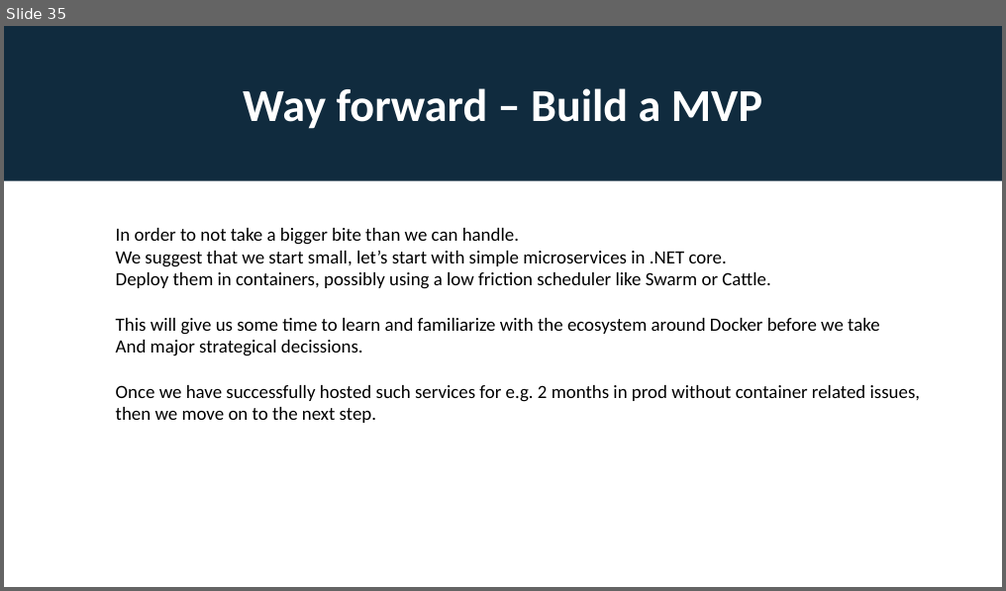
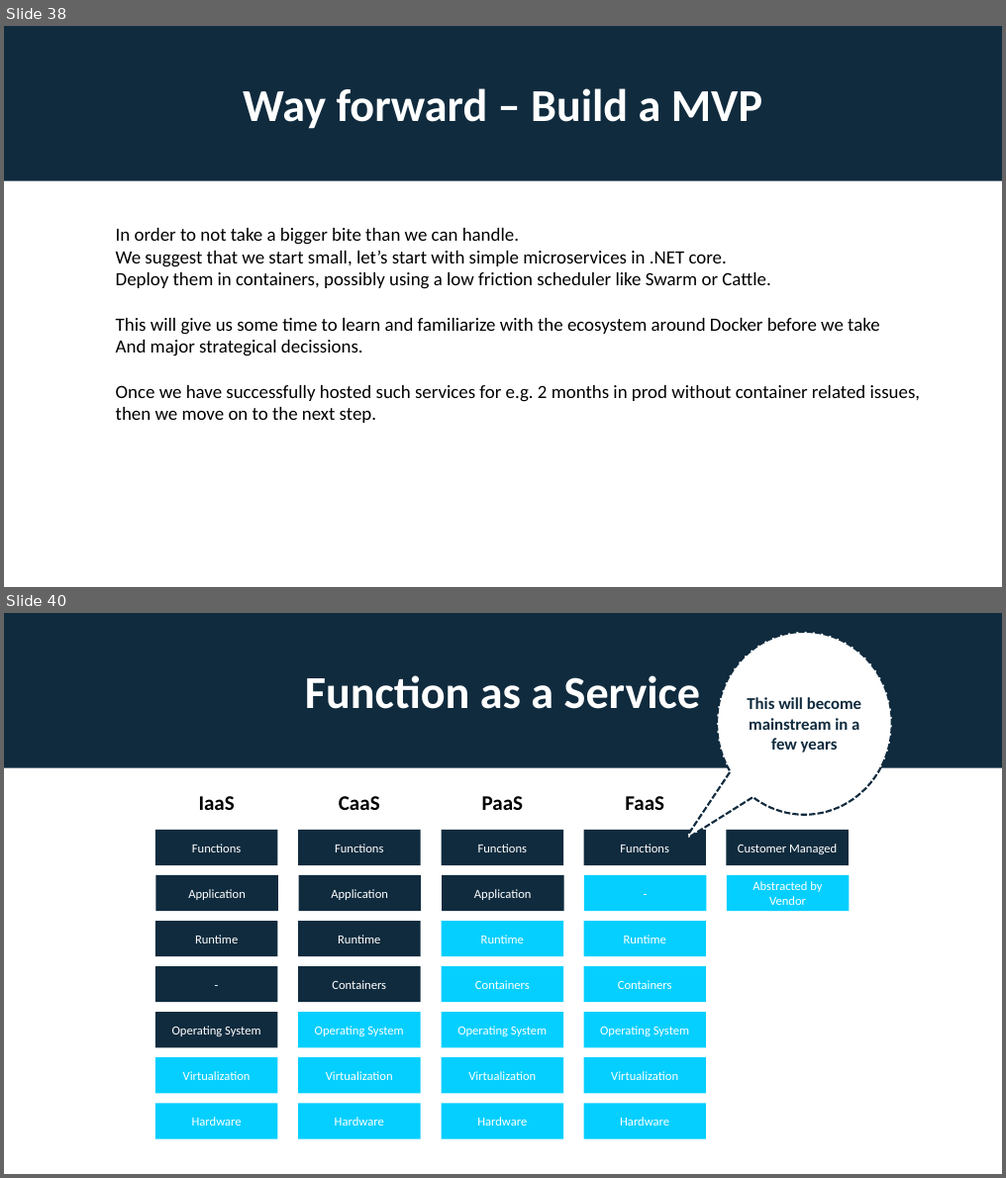
Before and after one commit to rogeralsing/Presentations, a slide deck: Docker/docker.pptx. Shown one above the other, each under a label of ours: slide 35 before the commit, slides 38 and 40 after it; the slides between them are not shown. The pictures are 1006x591 and 1006x1178 pixels, drawn with LibreOffice and Linux fonts; fonts in the diff are those of the drawing. Boxes give left, top, right and bottom in pixels: in the first picture for what was removed or moved away, otherwise in the second. Text is boxed around its words. In the diff, an @@ line names an element or a change of style, - is before the commit and + after.

```diff
--- a/Docker/docker.pptx
+++ b/Docker/docker.pptx
@@ slide 40 added at [4,613,1002,1174], background #FFFFFF @@
@@ rectangle added at [4,613,1002,768], fill #102B3E, 44 pt, text #FFFFFF, bold @@
+Function as a Service
@@ speech bubble added at [717,632,892,815], fill #FFFFFF, outline #102B3E 2 pt dashed, 16 pt, text #102B3E, bold @@
+This will become mainstream in a few years
@@ group added at [155,796,278,1140]: 7 rounded rectangles, 1 text @@
+Functions
+Application
+Runtime
+-
+Operating System
+Virtualization
+Hardware
+IaaS
@@ group added at [298,796,421,1140]: 7 rounded rectangles, 1 text @@
+Functions
+Application
+Runtime
+Containers
+Operating System
+Virtualization
+Hardware
+CaaS
@@ group added at [442,796,564,1140]: 7 rounded rectangles, 1 text @@
+Functions
+Application
+Runtime
+Containers
+Operating System
+Virtualization
+Hardware
+PaaS
@@ group added at [584,796,706,1140]: 7 rounded rectangles, 1 text @@
+Functions
+-
+Runtime
+Containers
+Operating System
+Virtualization
+Hardware
+FaaS
@@ rounded rectangle added at [727,830,848,866], fill #102B3E, 12 pt, text #FFFFFF @@
+Customer Managed
@@ rounded rectangle added at [727,875,848,911], fill #05CFFF, 12 pt, text #FFFFFF @@
+Abstracted by Vendor
@@ what was slide 35 is now slide 38 @@
```
Also in this commit, not shown: 2 slides changed, 4 other slides added.
